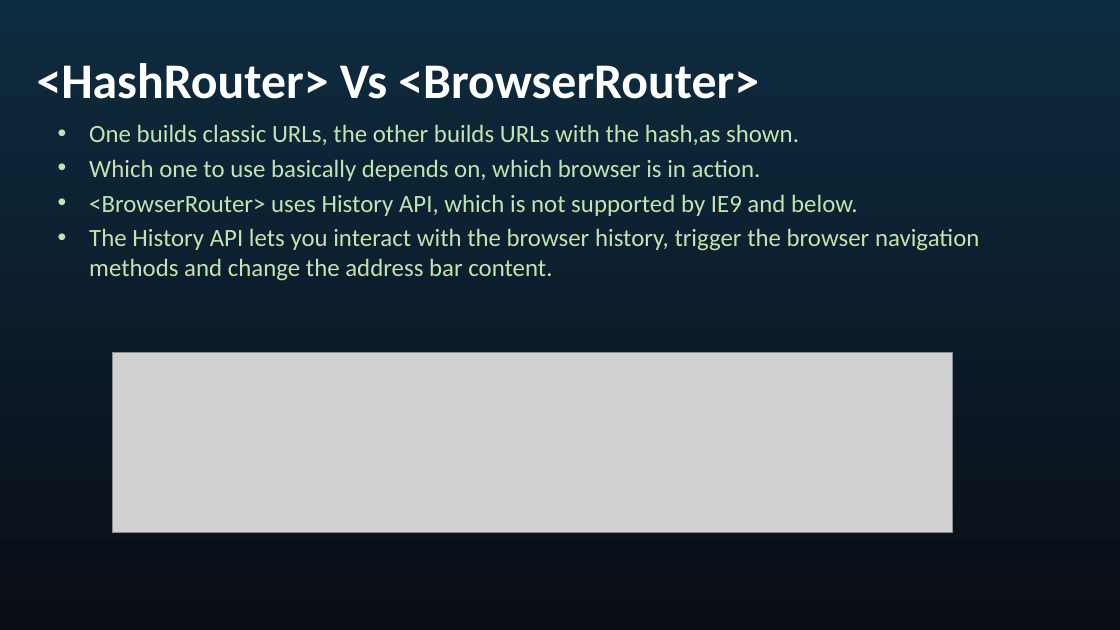
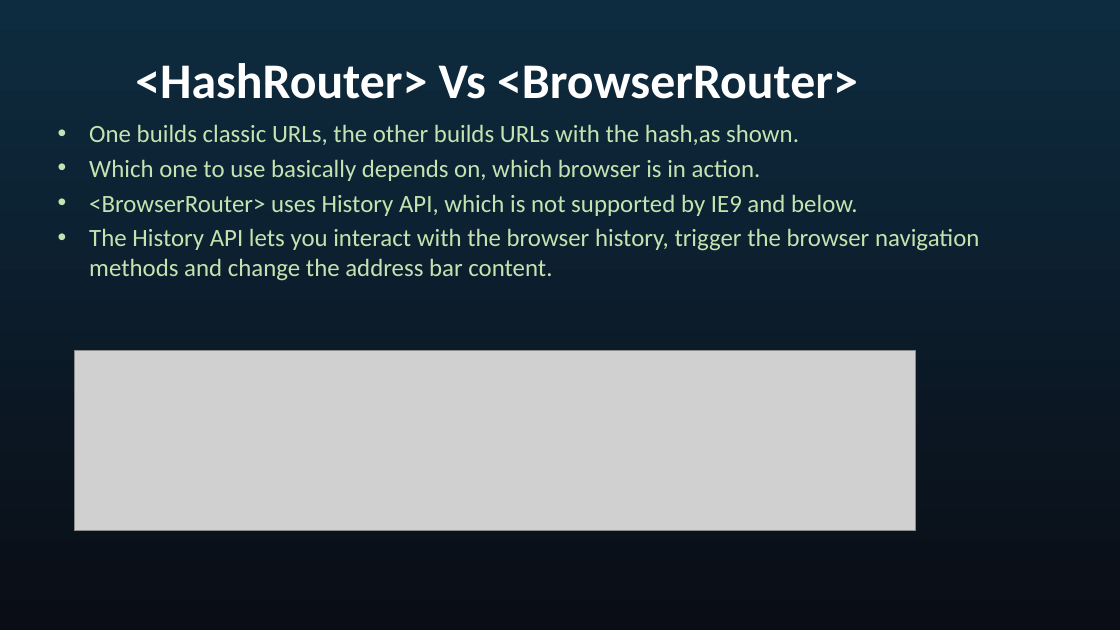
Before and after one commit to seblechernet/PowerPoint-Decks, a slide deck: slide 10 of 04 React Routing, Component Lifecycle Methods.pptx (slide 13 before the commit). Drawn at 1120x630 pixels with LibreOffice and Linux fonts; fonts in the diff are those of the drawing; grey boxes stand for pictures. Boxes give left, top, right and bottom in pixels: in the first picture for what was removed or moved away, otherwise in the second. Text is boxed around its words. In the diff, an @@ line names an element or a change of style, - is before the commit and + after.

```diff
--- a/04 React Routing, Component Lifecycle Methods.pptx
+++ b/04 React Routing, Component Lifecycle Methods.pptx
@@ title "<HashRouter> Vs <BrowserRouter>" at box(135, 63, 858, 99): alignment left to centre @@
@@ picture: place and size @@
-picture at box(112, 352, 953, 532)
+picture at box(75, 350, 916, 530)
```
Also in this commit, not shown: 6 other slides changed, 11 slides added, 2 slides removed.
